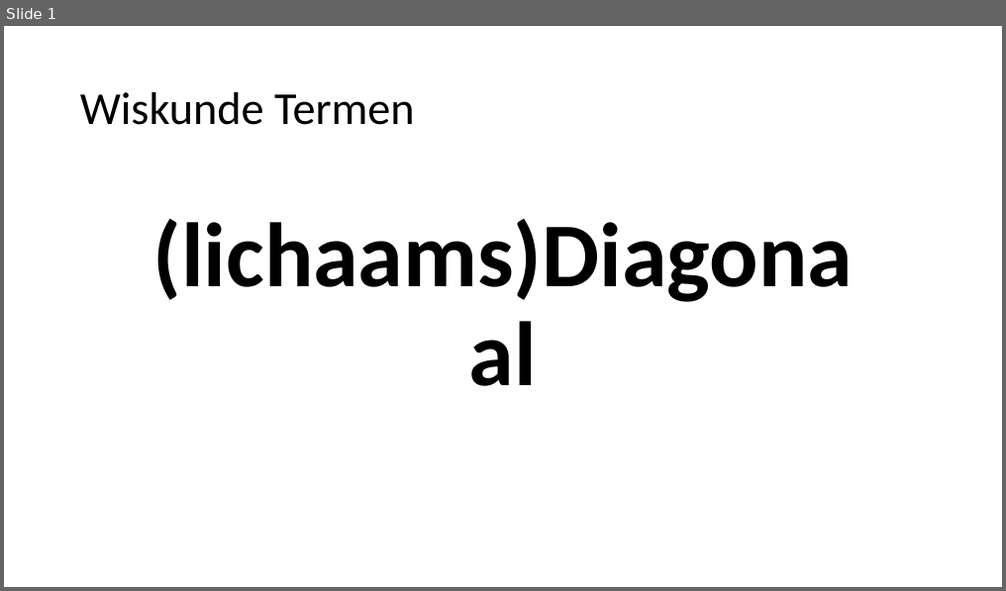
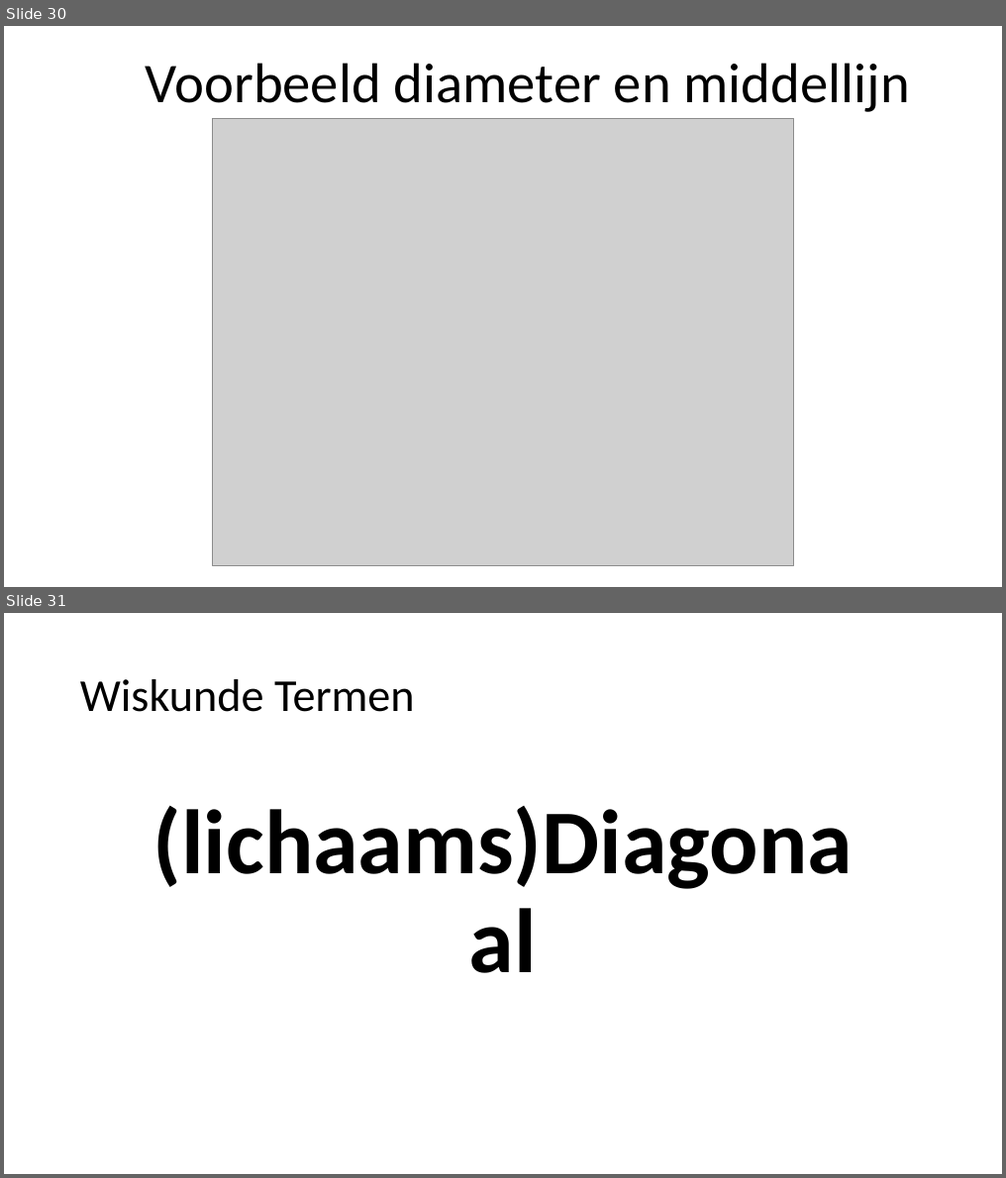
Before and after one commit to heinvinkel/wiskundetermen, a slide deck: meetkunde/AAAAMeetkunde.pptx. Shown one above the other, each under a label of ours: slide 1 before the commit, slides 30 and 31 after it. The pictures are 1006x591 and 1006x1178 pixels, drawn with LibreOffice and Linux fonts; fonts in the diff are those of the drawing; grey boxes stand for pictures. Boxes give left, top, right and bottom in pixels: in the first picture for what was removed or moved away, otherwise in the second. Text is boxed around its words. In the diff, an @@ line names an element or a change of style, - is before the commit and + after.

```diff
--- a/meetkunde/AAAAMeetkunde.pptx
+++ b/meetkunde/AAAAMeetkunde.pptx
@@ slide 30 added at [4, 26, 1002, 587], background #FFFFFF @@
@@ title added at [146, 63, 910, 112], 54 pt, text #000000 @@
+Voorbeeld diameter en middellijn
@@ picture added at [212, 119, 794, 567] @@
@@ what was slide 1 is now slide 31 @@
```
Also in this commit, not shown: 29 other slides added, 20 other files.
